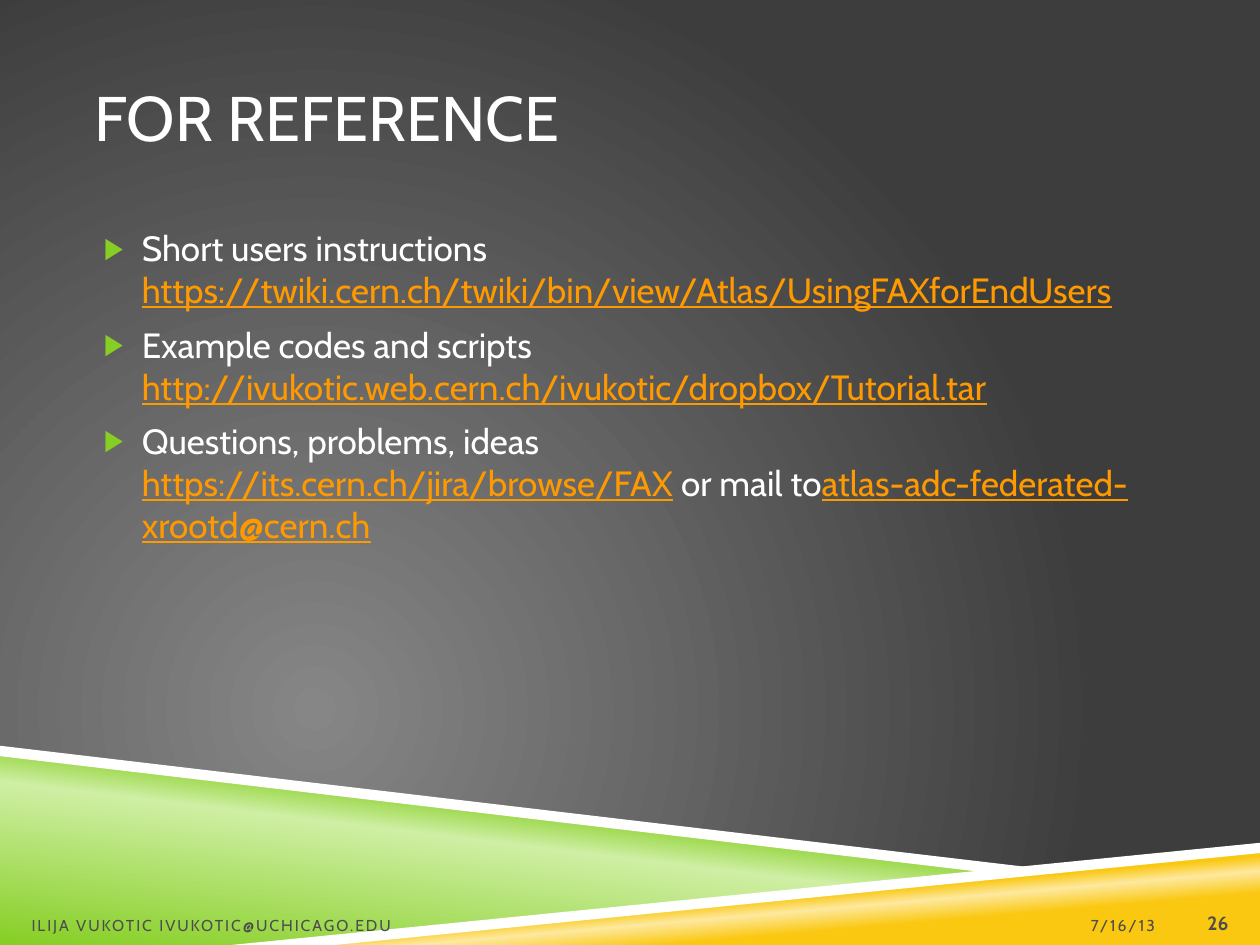
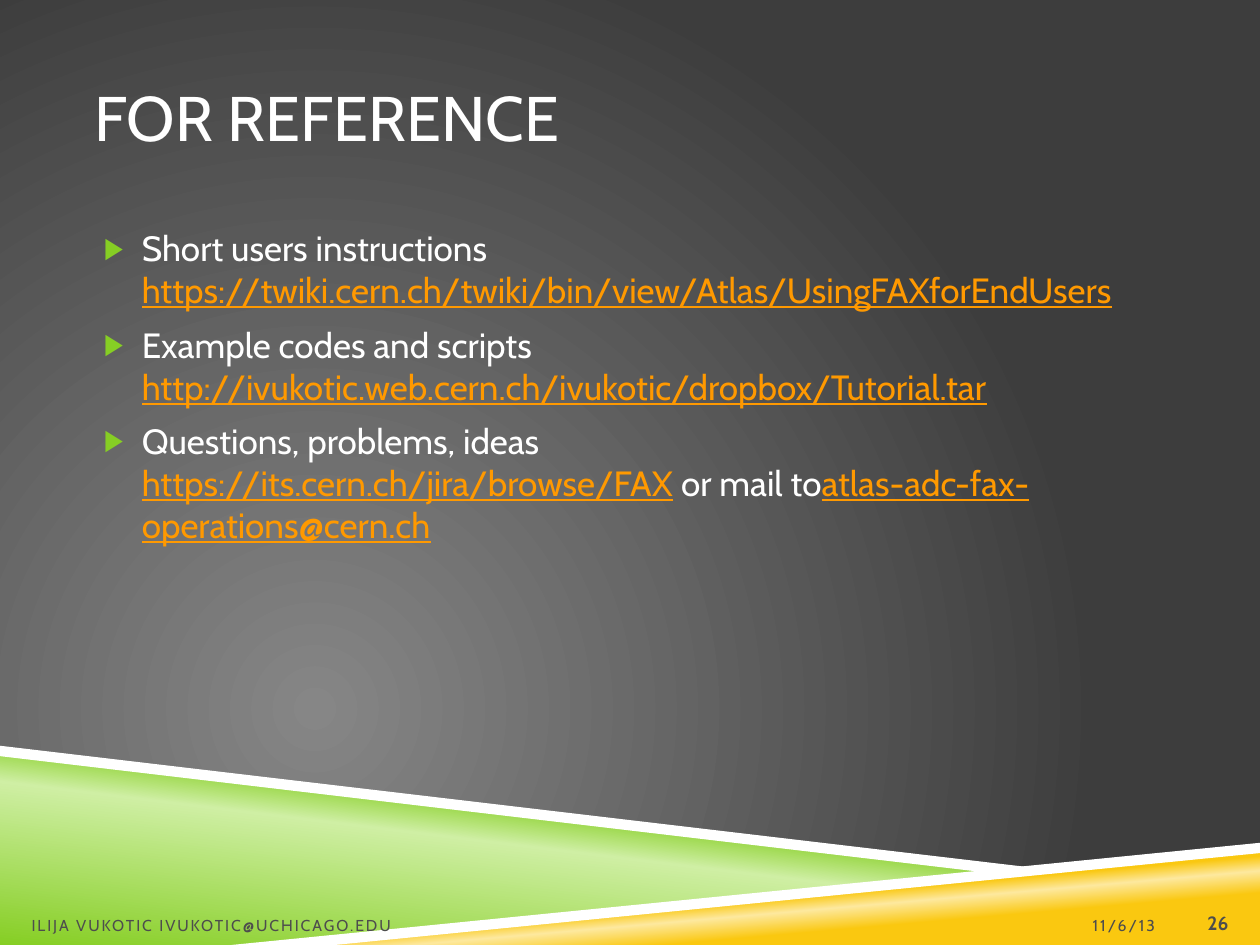
Before and after one commit to ivukotic/Tutorial, a slide deck: slide 26 of Tutorial.pptx. Drawn at 1260x945 pixels with LibreOffice and Linux fonts; fonts in the diff are those of the drawing; background and template pictures are left out. Boxes give left, top, right and bottom in pixels: in the first picture for what was removed or moved away, otherwise in the second. Text is boxed around its words. In the diff, an @@ line names an element or a change of style, - is before the commit and + after.

```diff
--- a/Tutorial.pptx
+++ b/Tutorial.pptx
@@ text at box(142, 428, 1030, 547): text changed @@
-▶ Questions, problems, ideas https://its.cern.ch/jira/browse/FAX or mail toatlas-adc-federated-xrootd@cern.ch
+▶ Questions, problems, ideas https://its.cern.ch/jira/browse/FAX or mail toatlas-adc-fax-operations@cern.ch
@@ text at box(1108, 920, 1127, 933): text changed @@
-7/16/13
+11/6/13
```
Also in this commit, not shown: 28 other slides changed, 2 other files.
